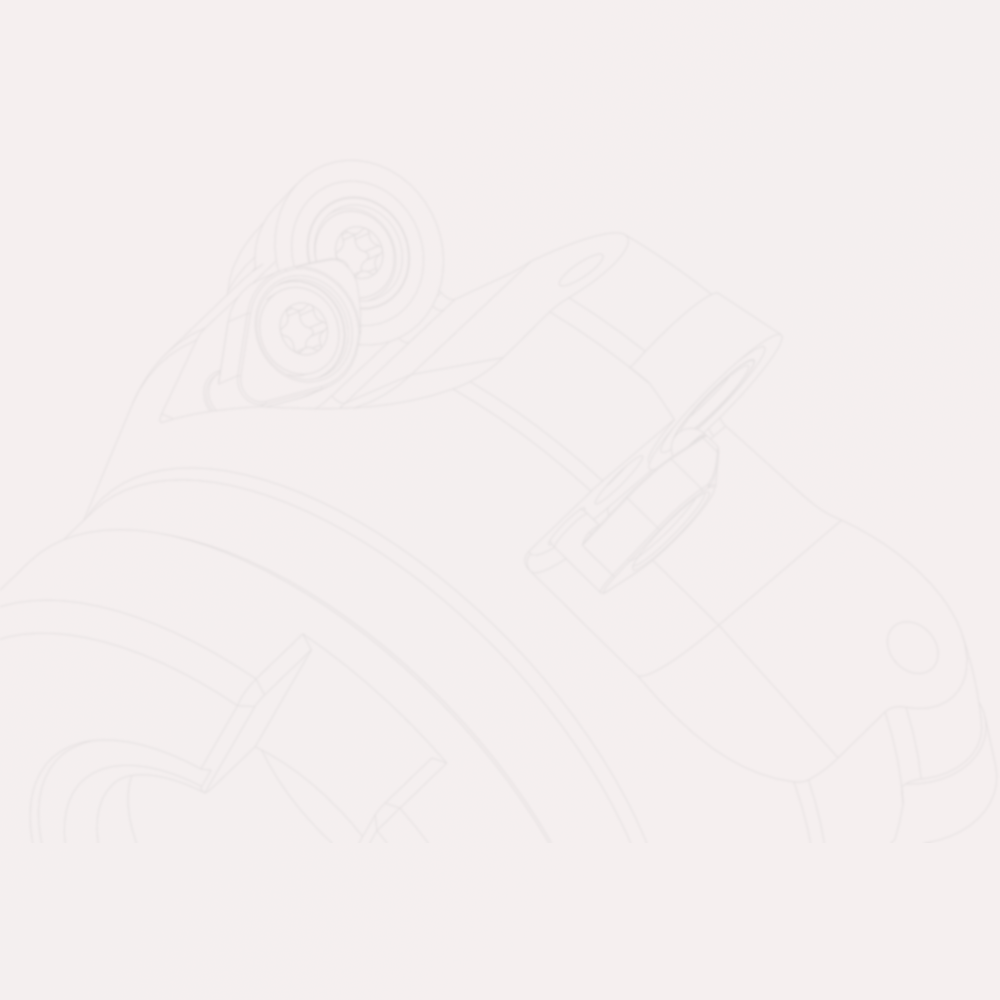
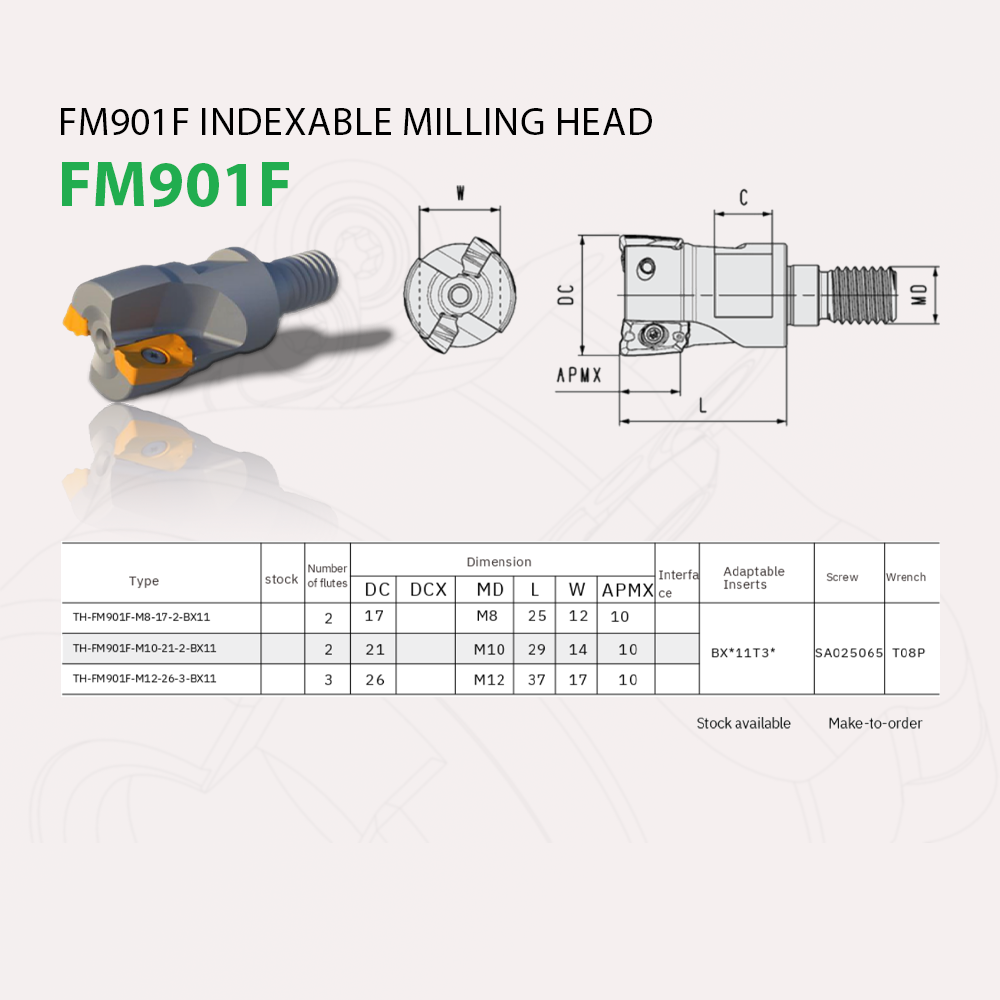
Comparing the layer stacks of the two 1000x1000 images. Changes:
added group "FM901F indexable milling head" (1st of 2) with 5 layers above "FM901F milling insert" over [left=61, top=108, right=940, bottom=729]
added layer "fm901f copy" in group "FM901F indexable milling head" over [left=62, top=162, right=289, bottom=207]
added layer "Dao cán trụ RM01 dùng RPMW1003 copy 5" in group "FM901F indexable milling head" over [left=61, top=108, right=652, bottom=135]
added layer "FM901F indexable milling head" (2nd of 2, in "FM901F indexable milling head") in group "FM901F indexable milling head" over [left=61, top=246, right=402, bottom=551]
added layer "Color Fill 1" (1st of 4, in "FM901F indexable milling head") in group "FM901F indexable milling head" over [left=402, top=185, right=940, bottom=427]
added layer "Layer 8" in group "FM901F indexable milling head" over [left=61, top=541, right=940, bottom=729]